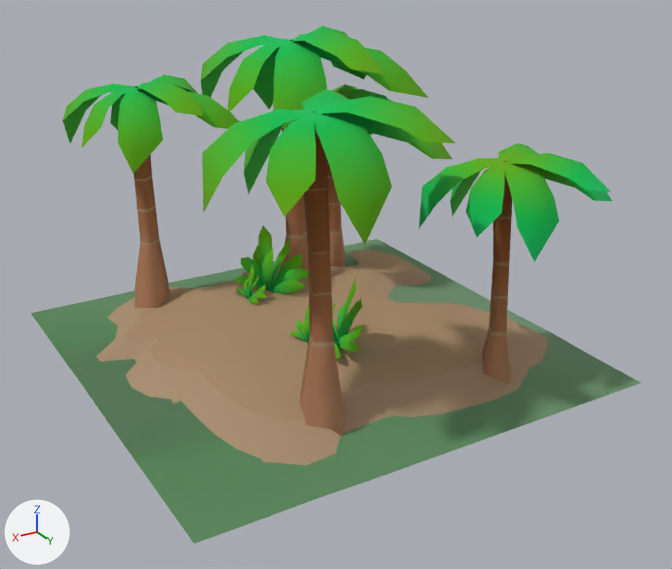
The glTF model models/Island.gltf: old version first, new version second.
One viewpoint serves both versions: a camera (50 mm lens) standing at (9.19, 16.32, 9.52) and looking at (-0.22, 0.63, 1.67). The lights are fixed; the arrows at lower left show +X, +Y and +Z. Where no turn or scale is listed for an object, it has been applied to the vertices. Vertices at the same position are counted once.

The scene before the commit, as lines of its bpy script (objects in view):
```python
ob_coco27 = bpy.data.objects.new('coco27', me_untitled_361)
ob_coco27.location = (-1.35, -2.98, 5.2)
ob_coco27_001 = bpy.data.objects.new('coco27.001', me_untitled_003)
ob_coco27_001.location = (1.56, 3.17, 5.2)
ob_coco27_001.rotation_euler = (1.571, 0.0, 0.889)  # degrees (90, 0, 51)
ob_coco27_001.scale = (0.00877, 0.00877, 0.00877)
ob_coco30 = bpy.data.objects.new('coco30', me_untitled_155)
ob_coco30.location = (2.47, -3.06, 4.76)
ob_coco30.rotation_euler = (1.571, 0.0, 0.641)  # degrees (90, 0, 37)
ob_coco30.scale = (0.01, 0.01, 0.01)
ob_coco31 = bpy.data.objects.new('coco31', me_untitled_584)
ob_coco31.location = (-2.65, -3.42, 3.95)
ob_coco31.rotation_euler = (1.571, 0.0, 0.0)  # degrees (90, 0, 0)
ob_coco31.scale = (0.01, 0.01, 0.01)
ob_coco31_001 = bpy.data.objects.new('coco31.001', me_untitled_004)
ob_coco31_001.location = (-2.47, 3.35, 3.95)
ob_coco31_001.rotation_euler = (1.571, 0.0, 0.0)  # degrees (90, 0, 0)
ob_coco31_001.scale = (0.01, 0.01, 0.01)
ob_plane_001 = bpy.data.objects.new('Plane.001', me_plane_001)
ob_plane_001.location = (0.0, 0.0, 0.0)
ob_tree129_001 = bpy.data.objects.new('tree129.001', me_untitled_005)
ob_tree129_001.location = (0.27, 1.71, 1.1)
# also in view: 'tree129.003' at (0.05, -1.82, 1.43)
```
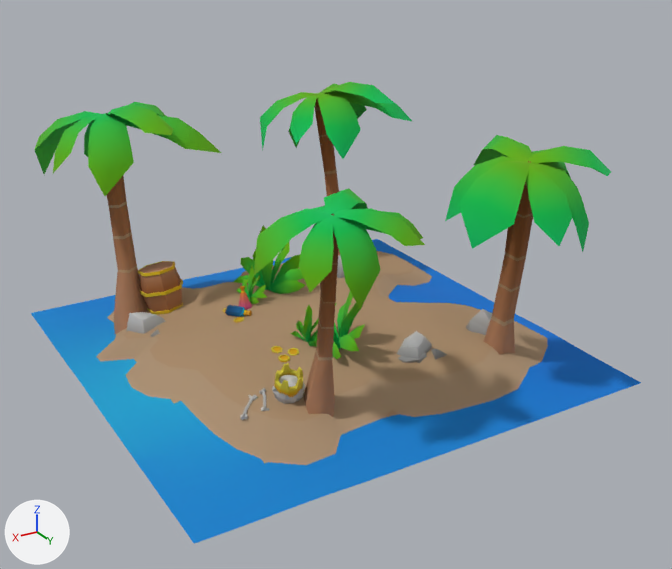
Changed parts and their boxes [x1, y1, x2, y2] in the pictures (672 x 569 px; the box of a moved part takes in the faces that stretch with it):
'coco27.001', moved, turned, rescaled: before [202, 89, 455, 436]; after [254, 189, 425, 417]
'coco31.001', moved, turned: before [419, 143, 612, 384]; after [445, 135, 611, 355]
'coco30', moved, turned: before [63, 75, 239, 309]; after [35, 102, 221, 334]
'coco27', deleted: before [201, 26, 428, 271]
'coco31', moved, turned: before [273, 84, 392, 267]; after [260, 82, 412, 256]
'Barrel_Closed.001', added: after [138, 261, 183, 315]
'Stone_9.001', added: after [397, 331, 447, 363]
'Stone_16.001', added: after [126, 312, 166, 337]
'Crown.001', added: after [274, 363, 303, 397]
'Skull.002', added: after [272, 375, 305, 404]
'Stone_13.001', added: after [466, 309, 492, 335]
'Elixir_Of_Health.001', added: after [225, 305, 252, 317]
'Elixir_Of_Mana.001', added: after [239, 286, 252, 310]
'Bone.001', added: after [240, 395, 257, 420]
'Stone_13.002', added: after [337, 255, 345, 278]
'Bone.002', added: after [259, 388, 269, 411]
'Coin.002', added: after [278, 355, 290, 362]
'Coin.003', added: after [287, 348, 299, 356]
'Coin.001', added: after [271, 346, 283, 354]
'Coin.006', added: after [234, 317, 244, 323]
part 1 of me_plane_001, moved or reshaped: before [339, 365, 414, 418]; after [333, 365, 414, 418]
part 2 of me_plane_001, surface changed (green to blue): [31, 239, 641, 544] in both

What changed in the scene script:
```text
Change me_plane_001:
    where me_plane_001.from_pydata(...)  # 436 vertices, 806 faces; spans x -5.0..5.0, y -5.0..5.0, z 0.0..0.93
    me_plane_001 part 1
    me_plane_001.vertices[232].co: (0.37, 3.75, 0.24) -> (0.26, 3.75, 0.24)  # pixel (393, 415) -> pixel (398, 414)
    me_plane_001.vertices[234].co: (0.32, 3.09, 0.64) -> (0.21, 3.09, 0.64)  # pixel (377, 381) -> pixel (381, 380)
    me_plane_001.vertices[252].co: (0.63, 3.53, 0.3) -> (0.41, 3.74, 0.37)  # not seen -> pixel (392, 409)
    me_plane_001.vertices[253].co: (0.54, 2.89, 0.69) -> (0.32, 2.94, 0.67)  # pixel (362, 378) -> pixel (373, 376)
    me_plane_001 part 2: 297 kept faces spanning x -5.0..5.0, y -5.0..5.0, z 0.0..0.46 get new texture (UV) coordinates
Remove ob_coco27:
    ob_coco27 = bpy.data.objects.new('coco27', me_untitled_361)
Change ob_coco27_001:
    ob_coco27_001.location: (1.56, 3.17, 5.2) -> (1.56, 3.58, 3.86)
    ob_coco27_001.rotation_euler: (1.571, 0.0, 0.889) -> (1.47, 0.123, 0.883)  # degrees (90, 0, 51) -> degrees (84, 7, 51)
    ob_coco27_001.scale: (0.00877, 0.00877, 0.00877) -> (0.00598, 0.00598, 0.00598)
Change ob_coco30:
    ob_coco30.location: (2.47, -3.06, 4.76) -> (3.1, -3.21, 4.22)
    ob_coco30.rotation_euler: (1.571, 0.0, 0.641) -> (1.65, -0.0575, 0.646)  # degrees (90, 0, 37) -> degrees (95, -3.3, 37)
Change ob_coco31:
    ob_coco31.location: (-2.65, -3.42, 3.95) -> (-2.69, -3.87, 3.95)
    ob_coco31.rotation_euler: (1.571, 0.0, 0.0) -> (1.713, 0.0171, 0.0133)  # degrees (90, 0, 0) -> degrees (98, 1, 0.8)
Change ob_coco31_001:
    ob_coco31_001.location: (-2.47, 3.35, 3.95) -> (-2.88, 3.35, 3.95)
    ob_coco31_001.rotation_euler: (1.571, 0.0, 0.0) -> (1.454, 0.0929, 0.788)  # degrees (90, 0, 0) -> degrees (83, 5.3, 45)
Add ob_stone_9_001:
    ob_stone_9_001 = bpy.data.objects.new('Stone_9.001', me_stone_9_001)  # 37 vertices, 56 faces; spans x -0.548..0.516, y -0.417..0.475, z -0.348..0.275
    ob_stone_9_001.location = (-1.07, 2.43, 0.74)
Add ob_stone_16_001:
    ob_stone_16_001 = bpy.data.objects.new('Stone_16.001', me_stone_16_001)  # 16 vertices, 20 faces; spans x -0.469..0.501, y -0.645..0.621, z -0.239..0.239
    ob_stone_16_001.location = (3.16, -1.83, 0.61)
Add ob_stone_13_002:
    ob_stone_13_002 = bpy.data.objects.new('Stone_13.002', me_stone_13_002)  # 16 vertices, 19 faces; spans x -0.408..0.356, y -0.41..0.432, z -0.367..0.299
    ob_stone_13_002.location = (-1.86, -1.68, 1.03)
Add ob_stone_13_001:
    ob_stone_13_001 = bpy.data.objects.new('Stone_13.001', me_stone_13_001)  # 16 vertices, 19 faces; spans x -0.415..0.415, y -0.401..0.401, z -0.305..0.305
    ob_stone_13_001.location = (-3.01, 2.3, 0.8)
Add ob_skull_002:
    ob_skull_002 = bpy.data.objects.new('Skull.002', me_skull_002)  # 96 vertices, 188 faces; spans x -0.308..0.296, y -0.281..0.266, z -0.257..0.263
    ob_skull_002.location = (2.06, 2.7, 0.8)
Add ob_elixir_of_mana_001:
    ob_elixir_of_mana_001 = bpy.data.objects.new('Elixir_Of_Mana.001', me_elixir_of_mana_001)  # 40 vertices, 76 faces; spans x -0.138..0.137, y -0.134..0.174, z -0.307..0.308
    ob_elixir_of_mana_001.location = (1.1, -1.19, 0.93)
Add ob_elixir_of_health_001:
    ob_elixir_of_health_001 = bpy.data.objects.new('Elixir_Of_Health.001', me_elixir_of_health_001)  # 44 vertices, 78 faces; spans x -0.232..0.256, y -0.296..0.282, z -0.134..0.126
    ob_elixir_of_health_001.location = (1.36, -0.93, 0.78)
Add ob_crown_001:
    ob_crown_001 = bpy.data.objects.new('Crown.001', me_crown_001)  # 64 vertices, 128 faces; spans x -0.273..0.27, y -0.296..0.294, z -0.268..0.27
    ob_crown_001.location = (2.08, 2.76, 1.02)
Add ob_coin_006:
    ob_coin_006 = bpy.data.objects.new('Coin.006', me_coin_006)  # 44 vertices, 84 faces; spans x -28.2..28.2, y -5.4..5.4, z -28.9..28.9
    ob_coin_006.location = (1.46, -0.71, 0.71)
    ob_coin_006.rotation_euler = (1.699, -0.0581, 0.979)  # degrees (97, -3.3, 56)
    ob_coin_006.scale = (-0.00413, -0.00413, -0.00413)
Add ob_coin_003:
    ob_coin_003 = bpy.data.objects.new('Coin.003', me_coin_006.copy())
    ob_coin_003.location = (1.19, 1.3, 0.72)
    ob_coin_003.rotation_euler = (1.534, 0.22, 0.988)  # degrees (88, 13, 57)
    ob_coin_003.scale = (-0.00413, -0.00413, -0.00413)
Add ob_coin_002:
    ob_coin_002 = bpy.data.objects.new('Coin.002', me_coin_006.copy())
    ob_coin_002.location = (1.46, 1.4, 0.7)
    ob_coin_002.rotation_euler = (1.511, 0.0555, 0.916)  # degrees (87, 3.2, 52)
    ob_coin_002.scale = (-0.00413, -0.00413, -0.00413)
Add ob_coin_001:
    ob_coin_001 = bpy.data.objects.new('Coin.001', me_coin_006.copy())
    ob_coin_001.location = (1.46, 1.08, 0.75)
    ob_coin_001.rotation_euler = (1.393, 0.0956, 0.766)  # degrees (80, 5.5, 44)
    ob_coin_001.scale = (-0.00413, -0.00413, -0.00413)
Add ob_bone_002:
    ob_bone_002 = bpy.data.objects.new('Bone.002', me_bone_002)  # 55 vertices, 106 faces; spans x -0.166..0.205, y -0.299..0.331, z -0.094..0.097
    ob_bone_002.location = (2.5, 2.55, 0.6)
Add ob_bone_001:
    ob_bone_001 = bpy.data.objects.new('Bone.001', me_bone_003)  # 55 vertices, 106 faces; spans x -0.278..0.261, y -0.284..0.249, z -0.104..0.097
    ob_bone_001.location = (2.84, 2.55, 0.57)
Add ob_barrel_closed_001:
    ob_barrel_closed_001 = bpy.data.objects.new('Barrel_Closed.001', me_barrel_closed_001)  # 105 vertices, 192 faces; spans x -113.0..113.0, y -114.0..114.0, z -116.0..116.0
    ob_barrel_closed_001.location = (2.5, -2.54, 1.04)
    ob_barrel_closed_001.rotation_euler = (1.734, 0.0984, 0.0199)  # degrees (99, 5.6, 1.1)
    ob_barrel_closed_001.scale = (-0.00441, -0.00441, -0.00441)
```
